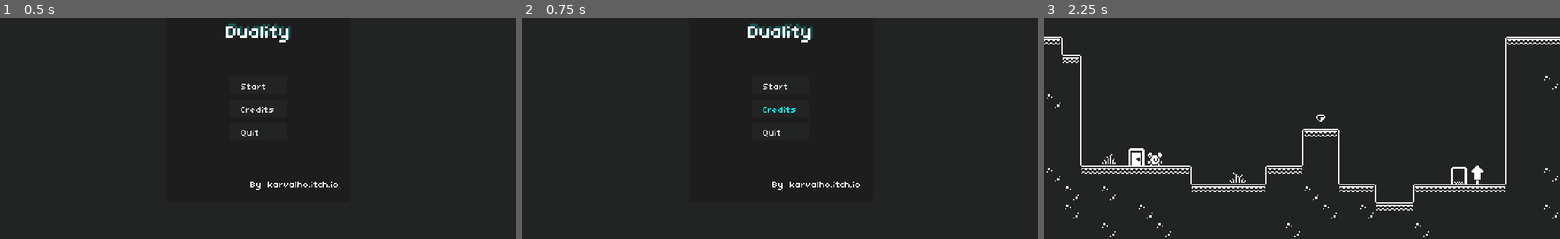
Above: before the commit, frames 1-3 (left to right).
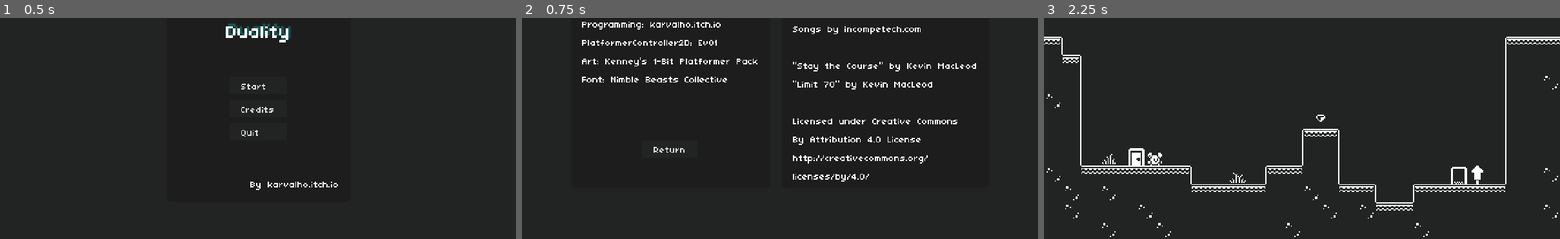
Above: after the commit, the same moments.

Repository: jrenato/duality
Game: Godot game, scene res://UI/main_menu.tscn
Same seed, same stepped clock (60 frames per second), same inputs: the game is played once before the commit and once after it.
Inputs (mouse positions are in pixels of both pictures, inside the frame that each line leads up to):
- Up to frame 1 (0.5 s): no input
- Up to frame 2 (0.75 s): click "Credits" at 0.5 s
- Up to frame 3 (2.25 s): click (1193, 148) at 1.25 s, where only the run after the commit has a clickable "Return"; click "Start" at 2 s

Frame 1 is identical in both runs. In frame 2, 3.5% of the frame differs, in the area x 11-88%, y 1-78%; in frame 3, nothing differs.

Commit message:
Added credits scene

Diff:
--- a/UI/ending.tscn
+++ b/UI/ending.tscn
@@ -1,8 +1,7 @@
-[gd_scene load_steps=4 format=3 uid="uid://cu1oyhaapnkhn"]
+[gd_scene load_steps=3 format=3 uid="uid://cu1oyhaapnkhn"]
 
 [ext_resource type="Theme" uid="uid://ci0by2cdsq62v" path="res://UI/duality_theme.tres" id="1_d8wcg"]
 [ext_resource type="Script" path="res://UI/ending.gd" id="1_mh2f5"]
-[ext_resource type="FontFile" uid="uid://dk0lde2ju67sl" path="res://assets/TinyUnicode.ttf" id="3_c6snx"]
 
 [node name="EndingScreen" type="CanvasLayer"]
 script = ExtResource("1_mh2f5")
@@ -48,20 +47,20 @@
 text = "The End"
 horizontal_alignment = 1
 
-[node name="LabelAuthor" type="Label" parent="ColorRect/CenterContainer/PanelContainer/MarginContainer/VBoxContainer"]
+[node name="LabelText" type="Label" parent="ColorRect/CenterContainer/PanelContainer/MarginContainer/VBoxContainer"]
 layout_mode = 2
 theme = ExtResource("1_d8wcg")
-text = "And that's it for now.
-I hope you enjoyed this little experiment.
-"
+text = "More content will be added in the future.
+I hope you enjoyed this little experiment."
 horizontal_alignment = 1
 autowrap_mode = 3
 
-[node name="Button" type="Button" parent="ColorRect/CenterContainer/PanelContainer/MarginContainer/VBoxContainer"]
-custom_minimum_size = Vector2(100, 0)
+[node name="QuitButton" type="Button" parent="ColorRect/CenterContainer/PanelContainer/MarginContainer/VBoxContainer"]
+custom_minimum_size = Vector2(35, 0)
 layout_mode = 2
 size_flags_horizontal = 4
-theme_override_fonts/font = ExtResource("3_c6snx")
+theme = ExtResource("1_d8wcg")
 text = "Quit"
+alignment = 0
 
-[connection signal="pressed" from="ColorRect/CenterContainer/PanelContainer/MarginContainer/VBoxContainer/Button" to="." method="_on_button_pressed"]
+[connection signal="pressed" from="ColorRect/CenterContainer/PanelContainer/MarginContainer/VBoxContainer/QuitButton" to="." method="_on_button_pressed"]
--- a/UI/main_menu.gd
+++ b/UI/main_menu.gd
@@ -1,4 +1,7 @@
 extends CanvasLayer
+
+@onready var main_menu: PanelContainer = %MainMenuPanelContainer
+@onready var credits_container: HBoxContainer = %CreditsHBoxContainer
 
 
 func _ready() -> void:
@@ -14,4 +17,10 @@
 
 
 func _on_credits_button_pressed() -> void:
-	pass # Replace with function body.
+	main_menu.visible = false
+	credits_container.visible = true
+
+
+func _on_return_button_pressed() -> void:
+	main_menu.visible = true
+	credits_container.visible = false
--- a/UI/main_menu.tscn
+++ b/UI/main_menu.tscn
@@ -1,7 +1,8 @@
-[gd_scene load_steps=3 format=3 uid="uid://dab00ty1ncrfy"]
+[gd_scene load_steps=4 format=3 uid="uid://dab00ty1ncrfy"]
 
 [ext_resource type="Theme" uid="uid://ci0by2cdsq62v" path="res://UI/duality_theme.tres" id="1_j8rn2"]
 [ext_resource type="Script" path="res://UI/main_menu.gd" id="1_rebxl"]
+[ext_resource type="FontFile" uid="uid://dk0lde2ju67sl" path="res://assets/TinyUnicode.ttf" id="3_hiw33"]
 
 [node name="MainMenu" type="CanvasLayer"]
 script = ExtResource("1_rebxl")
@@ -22,22 +23,23 @@
 grow_horizontal = 2
 grow_vertical = 2
 
-[node name="PanelContainer" type="PanelContainer" parent="ColorRect/CenterContainer"]
+[node name="MainMenuPanelContainer" type="PanelContainer" parent="ColorRect/CenterContainer"]
+unique_name_in_owner = true
 custom_minimum_size = Vector2(160, 150)
 layout_mode = 2
 
-[node name="MarginContainer" type="MarginContainer" parent="ColorRect/CenterContainer/PanelContainer"]
+[node name="MarginContainer" type="MarginContainer" parent="ColorRect/CenterContainer/MainMenuPanelContainer"]
 layout_mode = 2
 theme_override_constants/margin_left = 10
 theme_override_constants/margin_top = 10
 theme_override_constants/margin_right = 10
 theme_override_constants/margin_bottom = 10
 
-[node name="VBoxContainer" type="VBoxContainer" parent="ColorRect/CenterContainer/PanelContainer/MarginContainer"]
+[node name="VBoxContainer" type="VBoxContainer" parent="ColorRect/CenterContainer/MainMenuPanelContainer/MarginContainer"]
 layout_mode = 2
 theme_override_constants/separation = 5
 
-[node name="LabelTitle" type="Label" parent="ColorRect/CenterContainer/PanelContainer/MarginContainer/VBoxContainer"]
+[node name="LabelTitle" type="Label" parent="ColorRect/CenterContainer/MainMenuPanelContainer/MarginContainer/VBoxContainer"]
 layout_mode = 2
 theme = ExtResource("1_j8rn2")
 theme_override_colors/font_shadow_color = Color(0, 1, 1, 0.207843)
@@ -47,12 +49,12 @@
 text = "Duality"
 horizontal_alignment = 1
 
-[node name="HSeparator" type="HSeparator" parent="ColorRect/CenterContainer/PanelContainer/MarginContainer/VBoxContainer"]
+[node name="HSeparator" type="HSeparator" parent="ColorRect/CenterContainer/MainMenuPanelContainer/MarginContainer/VBoxContainer"]
 layout_mode = 2
 theme = ExtResource("1_j8rn2")
 theme_override_constants/separation = 20
 
-[node name="StartButton" type="Button" parent="ColorRect/CenterContainer/PanelContainer/MarginContainer/VBoxContainer"]
+[node name="StartButton" type="Button" parent="ColorRect/CenterContainer/MainMenuPanelContainer/MarginContainer/VBoxContainer"]
 custom_minimum_size = Vector2(50, 0)
 layout_mode = 2
 size_flags_horizontal = 4
@@ -60,7 +62,7 @@
 text = "Start"
 alignment = 0
 
-[node name="CreditsButton" type="Button" parent="ColorRect/CenterContainer/PanelContainer/MarginContainer/VBoxContainer"]
+[node name="CreditsButton" type="Button" parent="ColorRect/CenterContainer/MainMenuPanelContainer/MarginContainer/VBoxContainer"]
 custom_minimum_size = Vector2(50, 0)
 layout_mode = 2
 size_flags_horizontal = 4
@@ -68,7 +70,7 @@
 text = "Credits"
 alignment = 0
 
-[node name="QuitButton" type="Button" parent="ColorRect/CenterContainer/PanelContainer/MarginContainer/VBoxContainer"]
+[node name="QuitButton" type="Button" parent="ColorRect/CenterContainer/MainMenuPanelContainer/MarginContainer/VBoxContainer"]
 custom_minimum_size = Vector2(50, 0)
 layout_mode = 2
 size_flags_horizontal = 4
@@ -76,17 +78,81 @@
 text = "Quit"
 alignment = 0
 
-[node name="HSeparator2" type="HSeparator" parent="ColorRect/CenterContainer/PanelContainer/MarginContainer/VBoxContainer"]
+[node name="HSeparator2" type="HSeparator" parent="ColorRect/CenterContainer/MainMenuPanelContainer/MarginContainer/VBoxContainer"]
 layout_mode = 2
 theme = ExtResource("1_j8rn2")
 theme_override_constants/separation = 20
 
-[node name="LabelAuthor" type="Label" parent="ColorRect/CenterContainer/PanelContainer/MarginContainer/VBoxContainer"]
+[node name="LabelAuthor" type="Label" parent="ColorRect/CenterContainer/MainMenuPanelContainer/MarginContainer/VBoxContainer"]
 layout_mode = 2
 theme = ExtResource("1_j8rn2")
 text = "By karvalho.itch.io"
 horizontal_alignment = 2
 
-[connection signal="pressed" from="ColorRect/CenterContainer/PanelContainer/MarginContainer/VBoxContainer/StartButton" to="." method="_on_start_button_pressed"]
-[connection signal="pressed" from="ColorRect/CenterContainer/PanelContainer/MarginContainer/VBoxContainer/CreditsButton" to="." method="_on_credits_button_pressed"]
-[connection signal="pressed" from="ColorRect/CenterContainer/PanelContainer/MarginContainer/VBoxContainer/QuitButton" to="." method="_on_quit_button_pressed"]
+[node name="CreditsHBoxContainer" type="HBoxContainer" parent="ColorRect/CenterContainer"]
+unique_name_in_owner = true
+visible = false
+layout_mode = 2
+theme_override_constants/separation = 10
+
+[node name="PanelContainer" type="PanelContainer" parent="ColorRect/CenterContainer/CreditsHBoxContainer"]
+custom_minimum_size = Vector2(160, 150)
+layout_mode = 2
+
+[node name="MarginContainer" type="MarginContainer" parent="ColorRect/CenterContainer/CreditsHBoxContainer/PanelContainer"]
+layout_mode = 2
+theme_override_constants/margin_left = 10
+theme_override_constants/margin_right = 10
+
+[node name="VBoxContainer" type="VBoxContainer" parent="ColorRect/CenterContainer/CreditsHBoxContainer/PanelContainer/MarginContainer"]
+layout_mode = 2
+
+[node name="Label" type="Label" parent="ColorRect/CenterContainer/CreditsHBoxContainer/PanelContainer/MarginContainer/VBoxContainer"]
+layout_mode = 2
+theme = ExtResource("1_j8rn2")
+text = "Programming: karvalho.itch.io
+PlatformerController2D: Ev01
+Art: Kenney's 1-Bit Platformer Pack
+Font: Nimble Beasts Collective
+"
+
+[node name="HSeparator" type="HSeparator" parent="ColorRect/CenterContainer/CreditsHBoxContainer/PanelContainer/MarginContainer/VBoxContainer"]
+layout_mode = 2
+theme = ExtResource("1_j8rn2")
+theme_override_constants/separation = 40
+
+[node name="ReturnButton" type="Button" parent="ColorRect/CenterContainer/CreditsHBoxContainer/PanelContainer/MarginContainer/VBoxContainer"]
+custom_minimum_size = Vector2(48, 0)
+layout_mode = 2
+size_flags_horizontal = 4
+theme = ExtResource("1_j8rn2")
+theme_override_fonts/font = ExtResource("3_hiw33")
+text = "Return"
+alignment = 0
+
+[node name="PanelContainer2" type="PanelContainer" parent="ColorRect/CenterContainer/CreditsHBoxContainer"]
+custom_minimum_size = Vector2(160, 150)
+layout_mode = 2
+
+[node name="MarginContainer" type="MarginContainer" parent="ColorRect/CenterContainer/CreditsHBoxContainer/PanelContainer2"]
+layout_mode = 2
+theme_override_constants/margin_left = 10
+theme_override_constants/margin_right = 10
+
+[node name="Label" type="Label" parent="ColorRect/CenterContainer/CreditsHBoxContainer/PanelContainer2/MarginContainer"]
+layout_mode = 2
+theme = ExtResource("1_j8rn2")
+text = "Songs by incompetech.com
+
+\"Stay the Course\" by Kevin MacLeod
+\"Limit 70\" by Kevin MacLeod
+
+Licensed under Creative Commons
+By Attribution 4.0 License
+http://creativecommons.org/
+licenses/by/4.0/"
+
+[connection signal="pressed" from="ColorRect/CenterContainer/MainMenuPanelContainer/MarginContainer/VBoxContainer/StartButton" to="." method="_on_start_button_pressed"]
+[connection signal="pressed" from="ColorRect/CenterContainer/MainMenuPanelContainer/MarginContainer/VBoxContainer/CreditsButton" to="." method="_on_credits_button_pressed"]
+[connection signal="pressed" from="ColorRect/CenterContainer/MainMenuPanelContainer/MarginContainer/VBoxContainer/QuitButton" to="." method="_on_quit_button_pressed"]
+[connection signal="pressed" from="ColorRect/CenterContainer/CreditsHBoxContainer/PanelContainer/MarginContainer/VBoxContainer/ReturnButton" to="." method="_on_return_button_pressed"]
